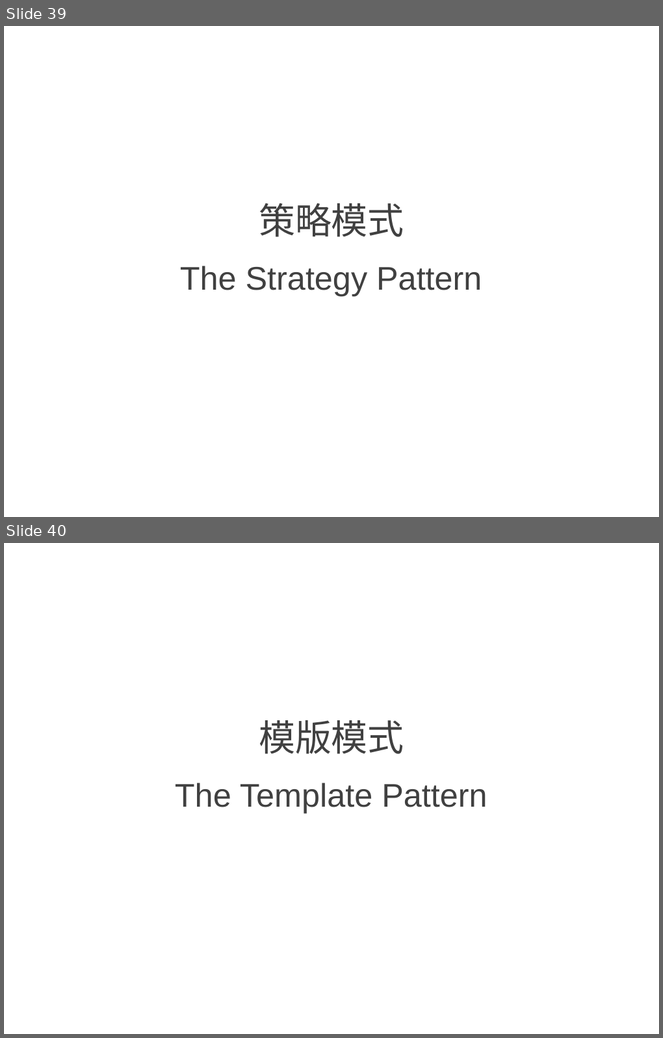
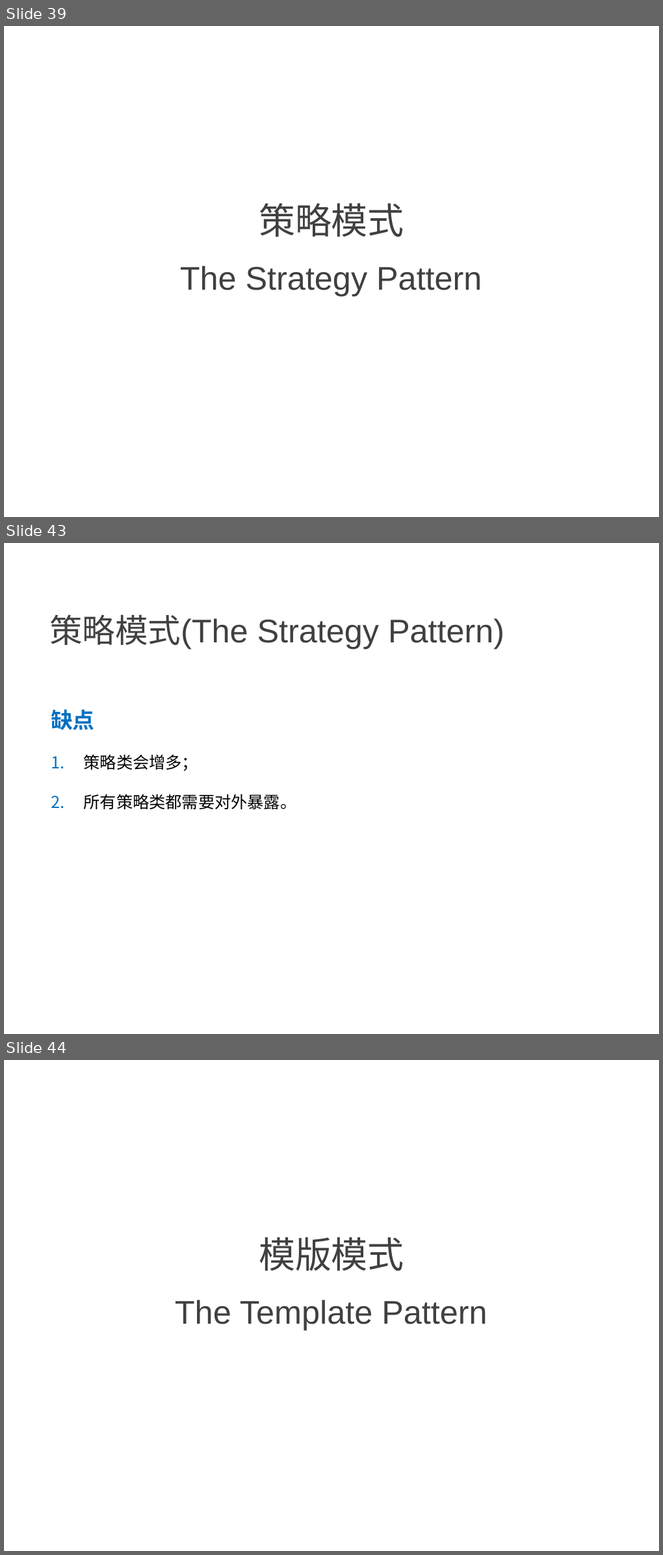
Before and after one commit to NewGr8Player/My-PPT, a slide deck: Design pattern/4.设计模式-行为型模式.pptx. Shown one above the other, each under a label of ours: slides 39 and 40 before the commit, slides 39, 43 and 44 after it; the slides between them are not shown. The pictures are 663x1038 and 663x1555 pixels, drawn with LibreOffice and Linux fonts; fonts in the diff are those of the drawing. Boxes give left, top, right and bottom in pixels: in the first picture for what was removed or moved away, otherwise in the second. Text is boxed around its words. In the diff, an @@ line names an element or a change of style, - is before the commit and + after.

Commit message:
Add     - 策略模式(The Strategy Pattern)     - 模版模式(The Template Pattern)

```diff
--- a/Design pattern/4.设计模式-行为型模式.pptx
+++ b/Design pattern/4.设计模式-行为型模式.pptx
@@ slide 43 added at [4, 543, 659, 1034], background #FFFFFF @@
@@ text added at [50, 615, 504, 650], 36 pt, text #404040 @@
+策略模式(The Strategy Pattern)
@@ text added at [51, 709, 297, 809], 18 pt, text #000000 @@
+缺点
+1. 策略类会增多；
+2. 所有策略类都需要对外暴露。
@@ what was slide 40 is now slide 44 @@
```
Also in this commit, not shown: 7 other slides added.
